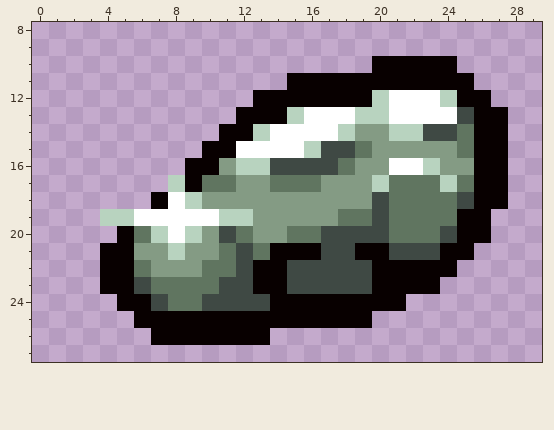
A pixel-art sprite gets an edit: resources/gfx/items/trinkets/andromeda_moonstone.png. The picture above is the old version.
The file is 32x32 pixels. Shown: x 0..29, y 8..27.
Now the later version:
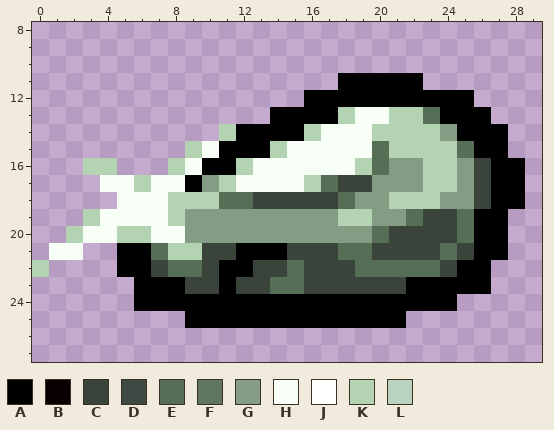
Palette (. is transparent): A #000000  B #080000  C #3b443b  D #3f4944  E #566d56  F #607560  G #849b84  H #f7fff7  J #ffffff  K #b3d3b3  L #b8d3bf
What changed:
@@ x 0..29 @@
  9 ..............................
-10 ....................BBBBB.....
-11 ...............BBBBBBBBBBB....
-12 .............BBBBBBBLJJJLBB...
-13 ............BBBLJJJLLJJJJDBB..
-14 ...........BBLJJJJLGGLLDDFBB..
-15 ..........BBJJJJLDDFGGGGGFBB..
-16 .........BBGLLDDDDFGGJJLGGBB..
-17 ........LBFFGGFFFGGGLFFFLFBB..
-18 .......BJLGGGGGGGGGGDFFFFDBB..
-19 ....LLJJJJJLLGGGGGFFDFFFFBB...
-20 .....BFLJLGDFGGFFDDDDFFFDBB...
-21 ....BBGGLGGFDFBBBDDBBDDDBB....
-22 ....BBFGGGFFDBBDDDDDBBBBB.....
-23 ....BBDFFFFDDBBDDDDDBBBB......
-24 .....BBDFFDDDDBBBBBBBB........
-25 ......BBBBBBBBBBBBBB..........
-26 .......BBBBBBB................
+10 ..............................
+11 ..................AAAAA.......
+12 ................AAAAAAAAAA....
+13 ..............AAAAKHHKKEAAA...
+14 ...........KAAAAKHHHKKKKGAAA..
+15 .........KHAAAKHHHHHEKKKKEAA..
+16 ...KK...KHAAKHHHHHHKEGGKKGCAA.
+17 ....HHKHHAGKHHHHKECCGGGKKGCAA.
+18 .....HHHKKKEECCCCCEGGKKKGGCAA.
+19 ...KHHHHKGGGGGGGGGKKGGECCEAA..
+20 ..KHHKKHHGGGGGGGGGGGECCCCEAA..
+21 .HH..AAEKKCCAAACCCEECCCCECAA..
+22 K....AACEECAACCECCCEEEEECAA...
+23 ......AAACCACCEECCCCCCAAAAA...
+24 ......AAAAAAAAAAAAAAAAAAA.....
+25 .........AAAAAAAAAAAAA........
+26 ..............................
 27 ..............................
Changed places in both pictures, as pixel boxes (x1, y1, x2, y2):
changed: (32, 56, 525, 345)
